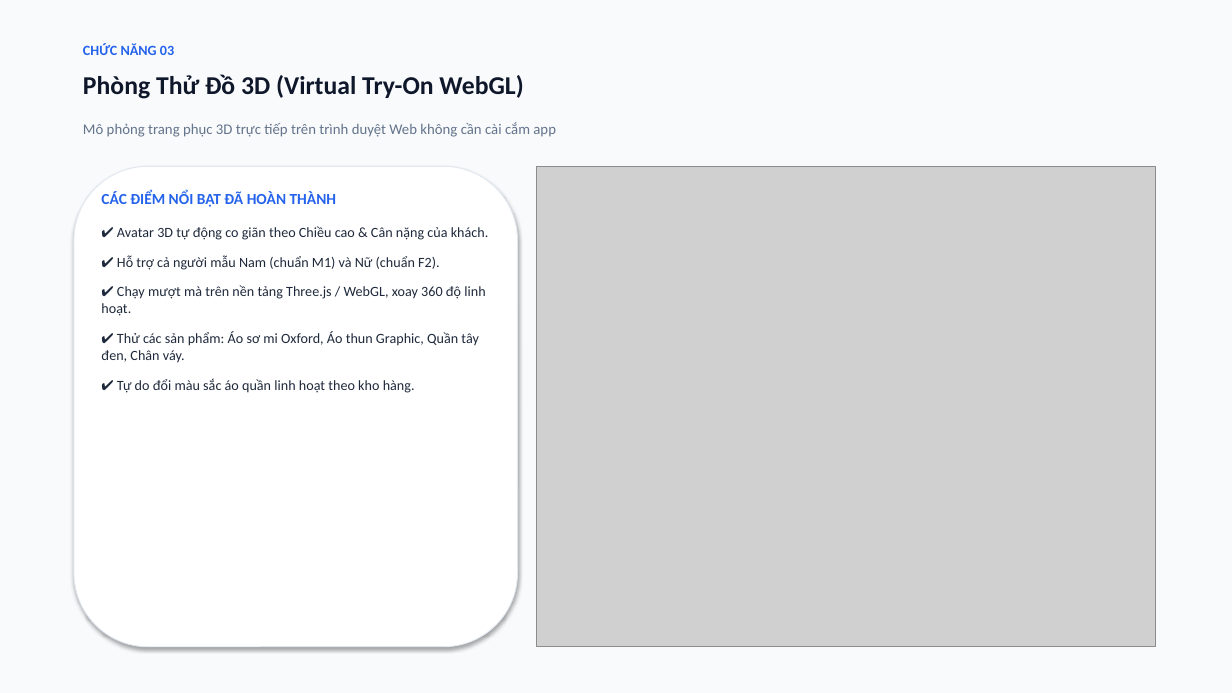
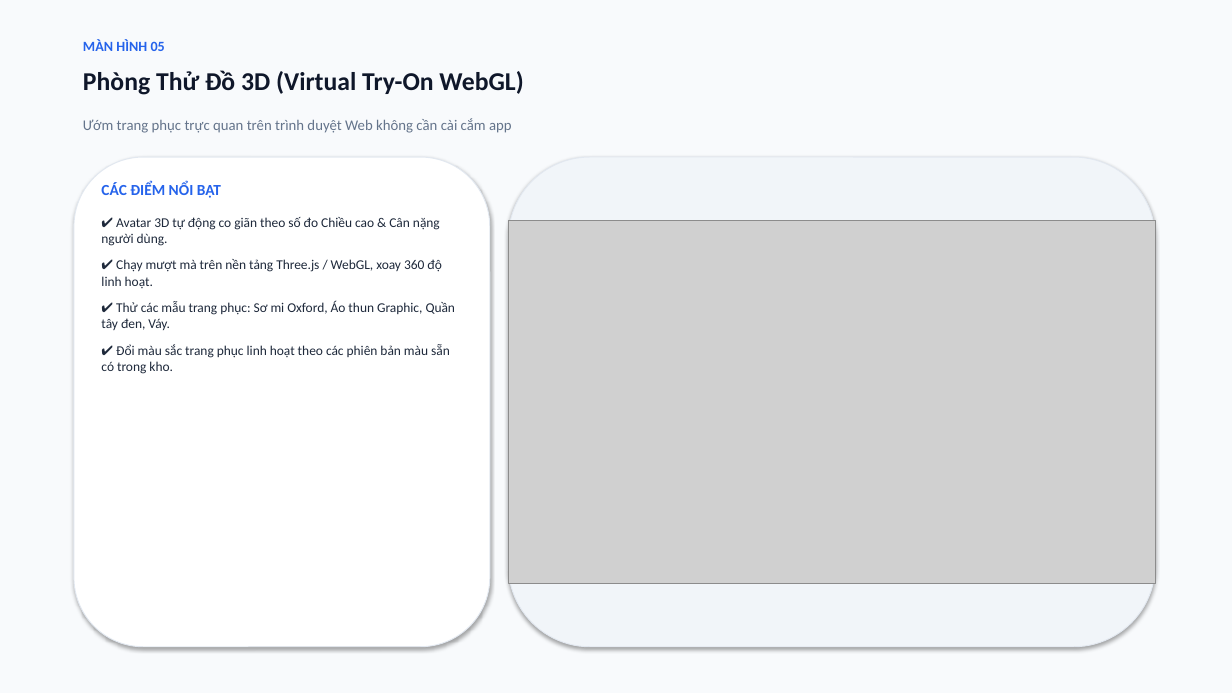
Before and after one commit to baobp14/3d-model-clothing, a slide deck: slide 6 of BaoCao_PhanMem_NB_Fashion_Moi.pptx (slide 4 before the commit). Drawn at 1232x693 pixels with LibreOffice and Linux fonts; fonts in the diff are those of the drawing; grey boxes stand for pictures. Boxes give left, top, right and bottom in pixels: in the first picture for what was removed or moved away, otherwise in the second. Text is boxed around its words. In the diff, an @@ line names an element or a change of style, - is before the commit and + after.

Commit message:
fix(pptx): preserve 100% original aspect ratio for all screenshots with auto-fitting and zero distortion

```diff
--- a/BaoCao_PhanMem_NB_Fashion_Moi.pptx
+++ b/BaoCao_PhanMem_NB_Fashion_Moi.pptx
@@ text at box(83, 39, 165, 51): text changed @@
-CHỨC NĂNG 03
+MÀN HÌNH 05
@@ text "Phòng Thử Đồ 3D (Virtual ...": place and size @@
-text "Phòng Thử Đồ 3D (Virtual ..." at box(83, 74, 523, 99)
+text "Phòng Thử Đồ 3D (Virtual ..." at box(83, 70, 523, 95)
@@ text at box(83, 118, 512, 133): text changed @@
-Mô phỏng trang phục 3D trực tiếp trên trình duyệt Web không cần cài cắm app
+Ướm trang phục trực quan trên trình duyệt Web không cần cài cắm app
@@ rounded rectangle: place and size @@
-rounded rectangle at box(74, 166, 518, 647)
+rounded rectangle at box(74, 157, 490, 647)
@@ text "CÁC ĐIỂM NỔI BẬT": place and size @@
-text "CÁC ĐIỂM NỔI BẬT" at box(101, 191, 489, 393)
+text "CÁC ĐIỂM NỔI BẬT" at box(101, 182, 456, 374)
@@ rounded rectangle added at box(508, 157, 1155, 647), fill #F1F5F9, outline #E2E8F0 0.75 pt @@
@@ text at box(101, 182, 440, 246): text changed; size 11 to 10.5 pt @@
-CÁC ĐIỂM NỔI BẬT ĐÃ HOÀN THÀNH
-✔ Avatar 3D tự động co giãn theo Chiều cao & Cân nặng của khách.
-✔ Hỗ trợ cả người mẫu Nam (chuẩn M1) và Nữ (chuẩn F2).
+CÁC ĐIỂM NỔI BẬT
+✔ Avatar 3D tự động co giãn theo số đo Chiều cao & Cân nặng người dùng.
@@ picture: place and size @@
-picture at box(536, 166, 1155, 647)
+picture at box(508, 220, 1155, 584)
@@ text at box(101, 259, 441, 288): size 11 to 10.5 pt in "✔ Chạy mượt mà trên nền tảng ..."; less space between paragraphs @@
@@ text at box(101, 301, 456, 374): text changed; size 11 to 10.5 pt @@
-✔ Thử các sản phẩm: Áo sơ mi Oxford, Áo thun Graphic, Quần tây đen, Chân váy.
-✔ Tự do đổi màu sắc áo quần linh hoạt theo kho hàng.
+✔ Thử các mẫu trang phục: Sơ mi Oxford, Áo thun Graphic, Quần tây đen, Váy.
+✔ Đổi màu sắc trang phục linh hoạt theo các phiên bản màu sẵn có trong kho.
```
Also in this commit, not shown: 3 other slides changed, 6 slides added, 2 slides removed, 2 other files.
